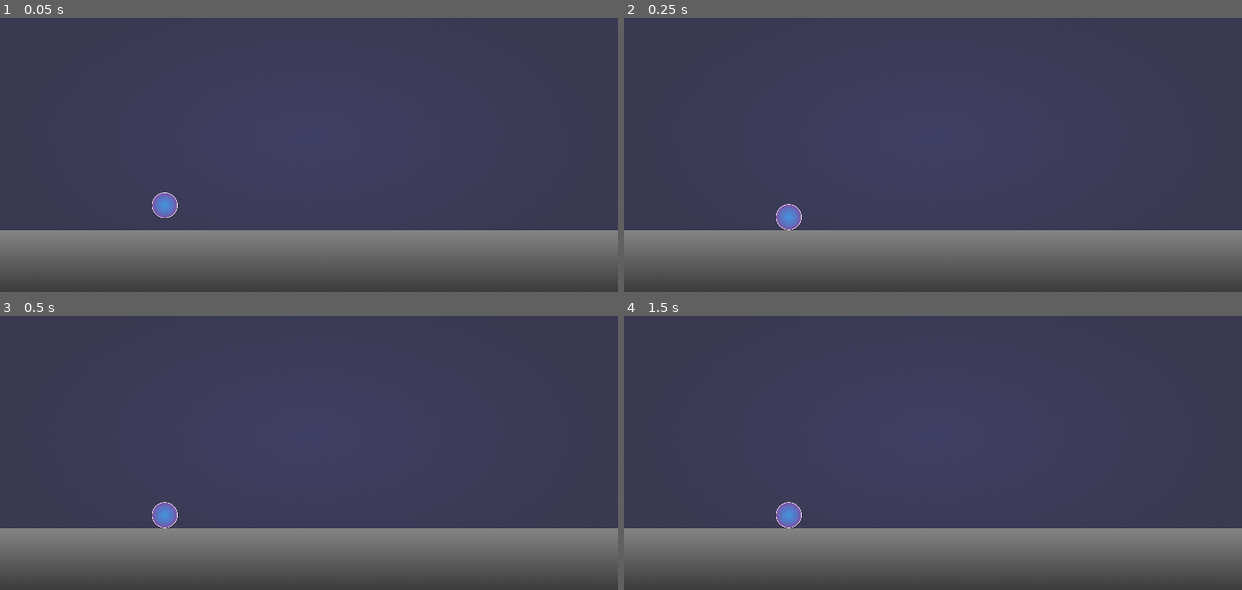
Above: before the commit, frames 1-4 (two rows, left to right).
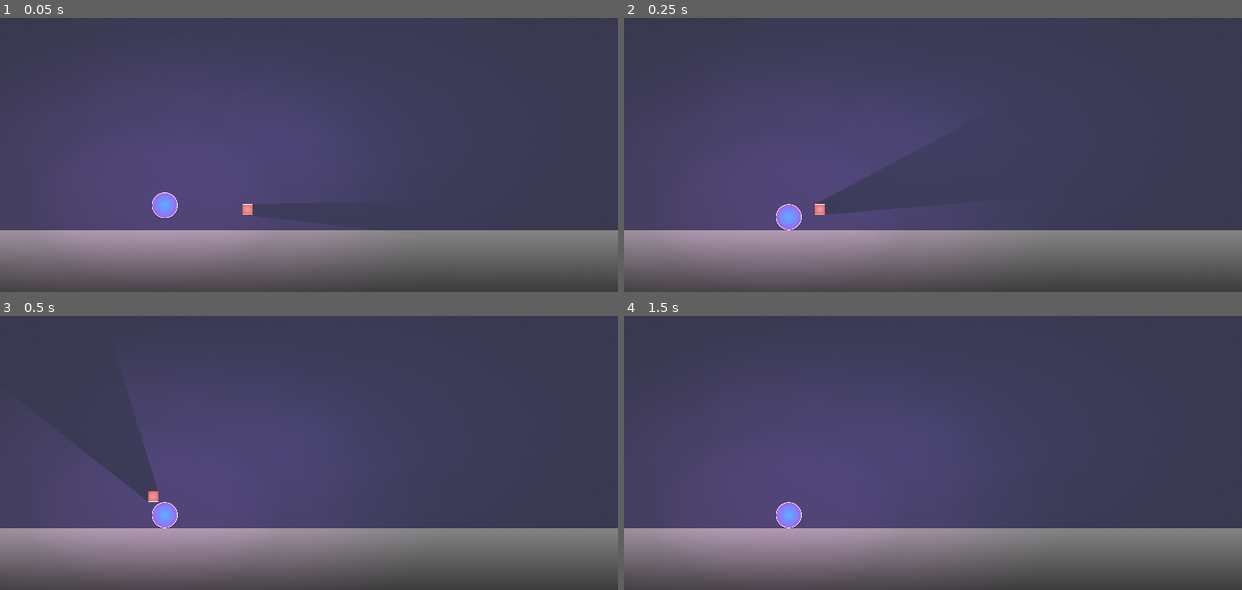
Above: after the commit, the same moments.

Repository: elleremo/ruslan_game
Game: Godot game, scene res://main.tscn
Two runs of this game, one before a commit and one after it. Both use one fixed random seed, a clock stepped at 60 frames per second and the inputs below.
Inputs (mouse positions are in pixels of both pictures, inside the frame that each line leads up to):
- Up to frame 1 (0.05 s): no input
- Up to frame 2 (0.25 s): no input
- Up to frame 3 (0.5 s): no input
- Up to frame 4 (1.5 s): move the mouse to (1068, 420) at 0.52 s; move the mouse to (809, 450) at 1.27 s

The runs differ from the first frame. In frame 1, 15% of the frame differs, in the area x 0-52%, y 40-93%; in frame 2, 14%; in frame 3, 13%; in frame 4, 14%.

Commit message:
save

Diff:
--- a/game/ball.tscn
+++ b/game/ball.tscn
@@ -1,6 +1,7 @@
-[gd_scene load_steps=4 format=2]
+[gd_scene load_steps=5 format=2]
 
 [ext_resource path="res://res/ball.png" type="Texture" id=1]
+[ext_resource path="res://res/light.png" type="Texture" id=2]
 
 [sub_resource type="GDScript" id=1]
 script/source = "extends KinematicBody2D
@@ -11,7 +12,7 @@
 
 export var jump_speed: int = -500
 export var gravity: int = 1000
-export var speed:int = 1000
+export var speed:int = 300
 # Called when the node enters the scene tree for the first time.
 func _ready() -> void:
 	pass # Replace with function body.
@@ -24,21 +25,25 @@
 func get_input():
 	velocity.x = 0
 	var jump = Input.is_action_pressed(\"up\")
-	#var right = Input.is_action_pressed(\"right\")
 	var stop = Input.is_action_just_released(\"up\")
+
+	var right = Input.is_action_pressed(\"right\")
+	var left = Input.is_action_pressed(\"left\")
 
 	if is_on_floor() and jump:
 		velocity.y = jump_speed
 	if stop and (velocity.y < 0):
 		velocity.y = 0
-	#if right:
-	#	velocity.x = speed
+	if right:
+		velocity.x = speed
+	if left:
+		velocity.x = -speed
 
 func _process(delta):
 	get_input()
 	velocity.y += gravity * delta
 	#velocity.x *= delta
-	velocity = move_and_slide(velocity, Vector2(100, -100))
+	velocity = move_and_slide(velocity, Vector2(10000,-10000))
 
 
 
@@ -61,3 +66,12 @@
 [node name="ball" type="Sprite" parent="."]
 position = Vector2( -0.0102081, 4.03867 )
 texture = ExtResource( 1 )
+
+[node name="Light2D" type="Light2D" parent="."]
+position = Vector2( 3.89856, 1.8949 )
+scale = Vector2( 2.22869, 1.47094 )
+texture = ExtResource( 2 )
+color = Color( 0.776471, 0.372549, 0.780392, 0.117647 )
+energy = 2.0
+shadow_enabled = true
+shadow_filter_smooth = 5.0
--- a/game/cube.tscn
+++ b/game/cube.tscn
@@ -17,7 +17,7 @@
 	pass # Replace with function body.
 
 func _process(delta):
-	velocity.y += grav*delta;
+	#velocity.y += grav*delta;
 	move_and_slide(velocity)
 	#position = Vector2(  speed*delta,  grav*delta)
 # Called every frame. 'delta' is the elapsed time since the previous frame.
@@ -28,12 +28,19 @@
 [sub_resource type="RectangleShape2D" id=2]
 extents = Vector2( 50, 50 )
 
+[sub_resource type="OccluderPolygon2D" id=3]
+polygon = PoolVector2Array( -20, 20, -20, -20, 20, -20, 20, 20 )
+
 [node name="cube" type="KinematicBody2D"]
 script = SubResource( 1 )
 
 [node name="CollisionShape2D" type="CollisionShape2D" parent="."]
+editor/display_folded = true
 scale = Vector2( 0.402572, 0.402572 )
 shape = SubResource( 2 )
 
 [node name="cube" type="Sprite" parent="CollisionShape2D"]
 texture = ExtResource( 1 )
+
+[node name="LightOccluder2D" type="LightOccluder2D" parent="."]
+occluder = SubResource( 3 )
--- a/game/main.tscn
+++ b/game/main.tscn
@@ -1,8 +1,9 @@
-[gd_scene load_steps=5 format=2]
+[gd_scene load_steps=6 format=2]
 
 [ext_resource path="res://res/bg.png" type="Texture" id=1]
 [ext_resource path="res://ball.tscn" type="PackedScene" id=2]
-[ext_resource path="res://floor.tscn" type="PackedScene" id=3]
+[ext_resource path="res://cube.tscn" type="PackedScene" id=3]
+[ext_resource path="res://floor.tscn" type="PackedScene" id=4]
 
 [sub_resource type="GDScript" id=1]
 script/source = "extends Node2D
@@ -63,7 +64,11 @@
 position = Vector2( 320, 430 )
 scale = Vector2( 0.5, 0.5 )
 
-[node name="floor" parent="." instance=ExtResource( 3 )]
+[node name="cube" parent="." instance=ExtResource( 3 )]
+position = Vector2( 505.6, 439.6 )
+scale = Vector2( 0.5, 0.5 )
+
+[node name="floor" parent="." instance=ExtResource( 4 )]
 position = Vector2( 580, 540 )
 
 [node name="Camera2D" type="Camera2D" parent="."]
Not shown: 1 places in game/cube.tscn that only renumber resources
Binary file added: game/res/light.png
Not shown, added: game/res/light.png.import
Binary file added: game/res/spot.png
Not shown, added: game/res/spot.png.import
Not shown, added: index.pck
Not shown, added: index.png
Not shown, added: index.wasm
